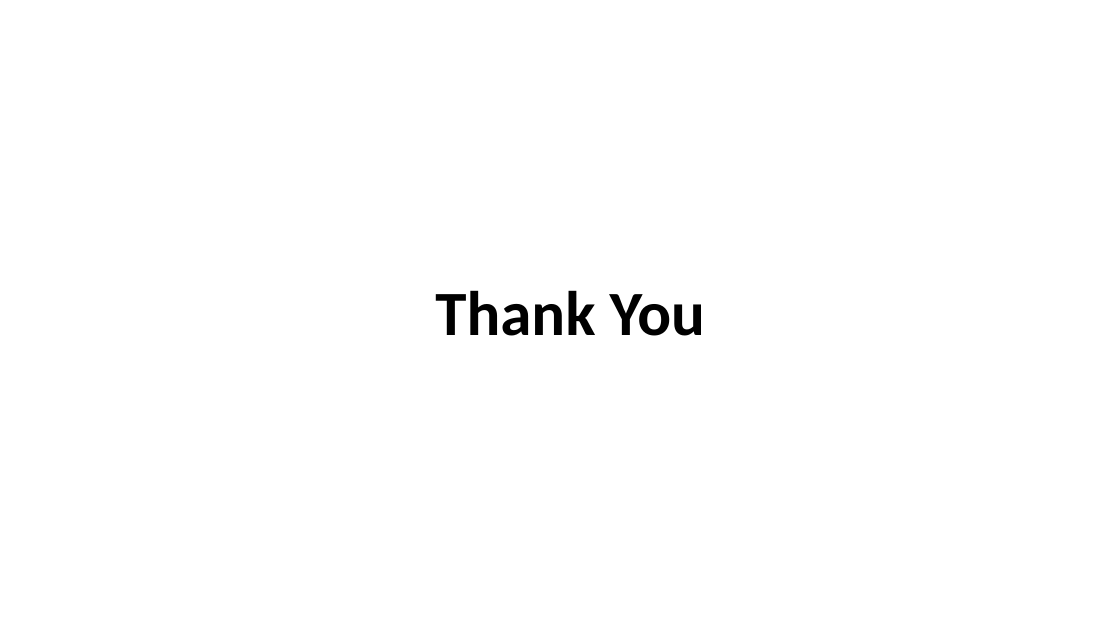
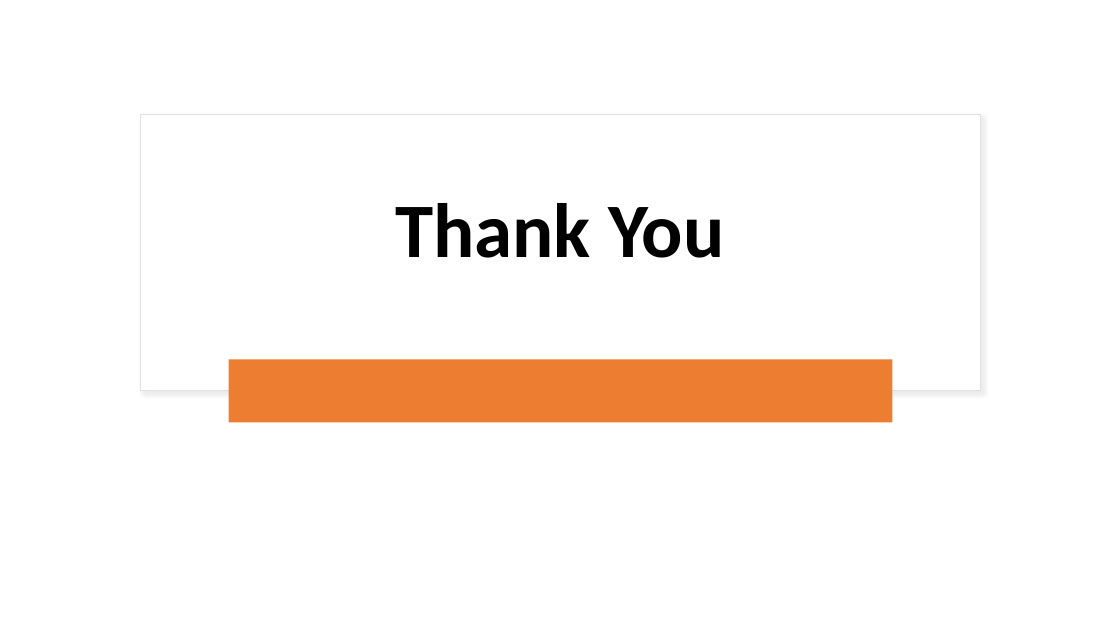
Before and after one commit to alaminbhuyan/DSA-In-Python, a slide deck: slide 11 of Data Structure & Algorithm PDF/DSA.pptx. Drawn at 1120x630 pixels with LibreOffice and Linux fonts; fonts in the diff are those of the drawing. Boxes give left, top, right and bottom in pixels: in the first picture for what was removed or moved away, otherwise in the second. Text is boxed around its words. In the diff, an @@ line names an element or a change of style, - is before the commit and + after.

```diff
--- a/Data Structure & Algorithm PDF/DSA.pptx
+++ b/Data Structure & Algorithm PDF/DSA.pptx
@@ rectangle added at box(140, 114, 981, 391), fill #FFFFFF, outline #E1E1E1 1 pt @@
@@ title "Thank You": place and size @@
-title "Thank You" at box(435, 290, 705, 336)
+title "Thank You" at box(395, 203, 724, 258)
@@ title "Thank You" at box(395, 203, 724, 258): size 54 to 66 pt @@
@@ rounded rectangle added at box(229, 360, 892, 423), fill #ED7D31 @@
```
Also in this commit, not shown: 9 other slides changed, 1 other file.
